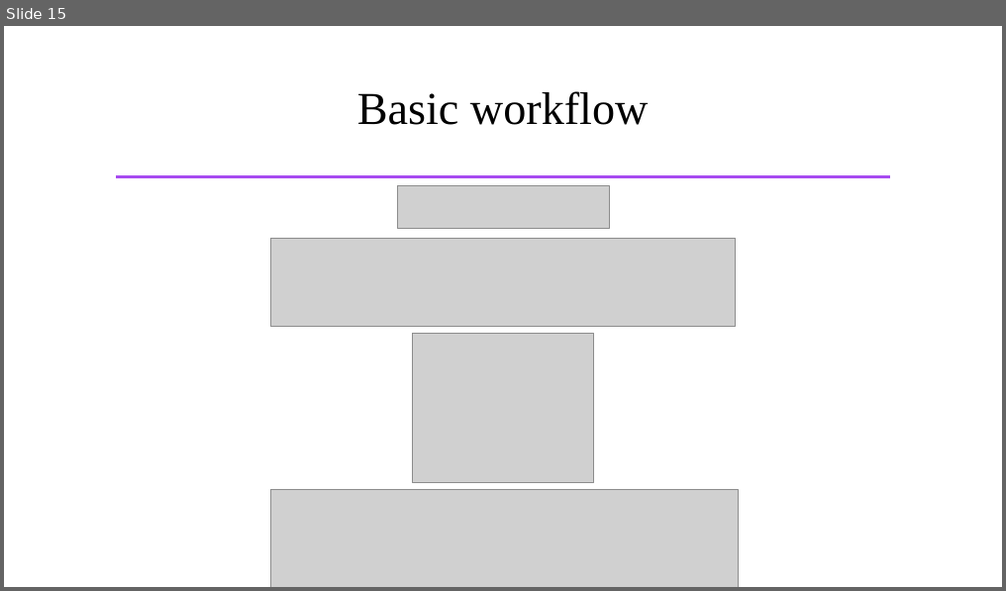
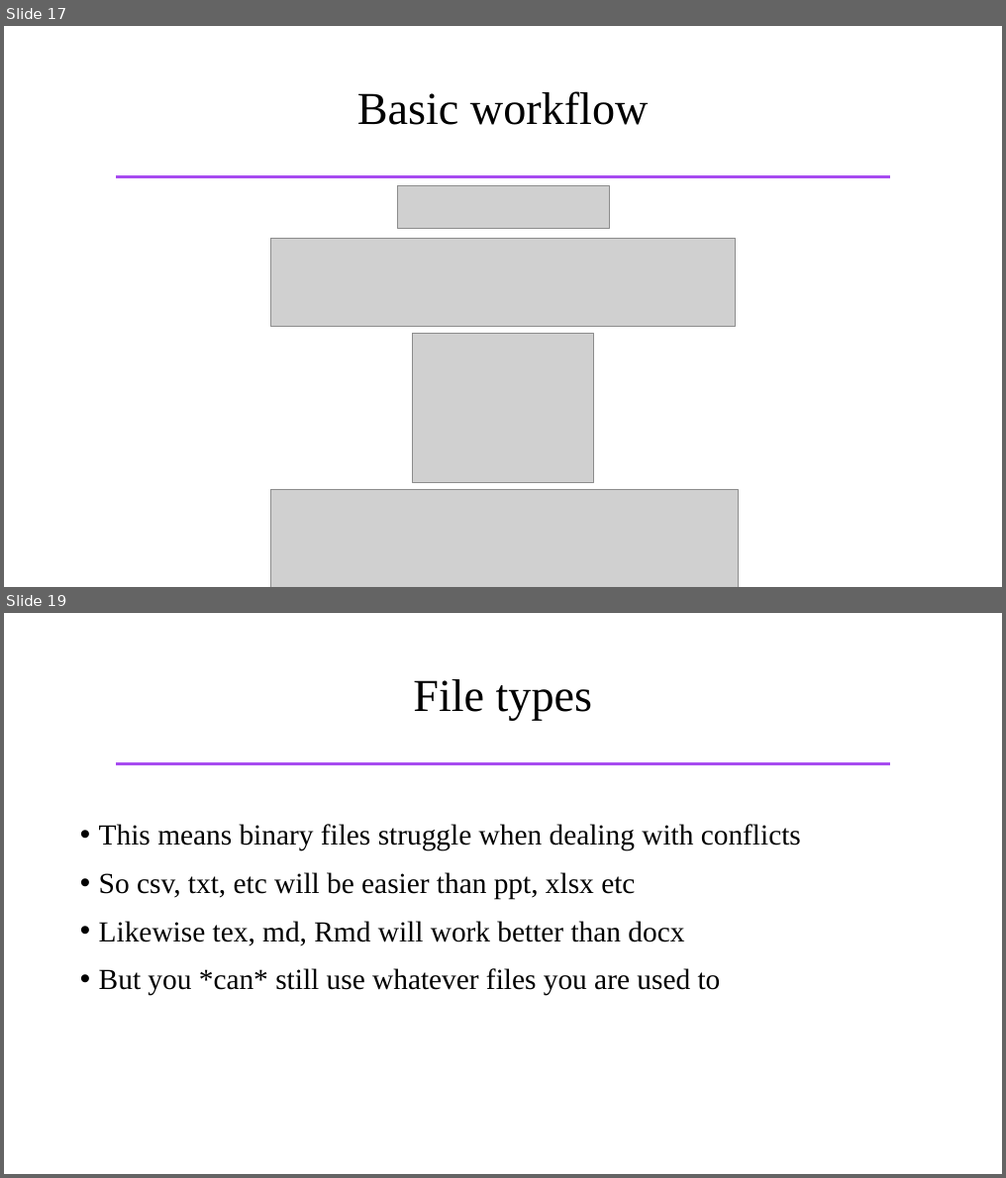
Before and after one commit to samhforbes/GitHub_Tools, a slide deck: GitHub_Tools.pptx. Shown one above the other, each under a label of ours: slide 15 before the commit, slides 17 and 19 after it; the slides between them are not shown. The pictures are 1006x591 and 1006x1178 pixels, drawn with LibreOffice and Linux fonts; fonts in the diff are those of the drawing; grey boxes stand for pictures. Boxes give left, top, right and bottom in pixels: in the first picture for what was removed or moved away, otherwise in the second. Text is boxed around its words. In the diff, an @@ line names an element or a change of style, - is before the commit and + after.

```diff
--- a/GitHub_Tools.pptx
+++ b/GitHub_Tools.pptx
@@ slide 19 added at [4, 613, 1002, 1174], background #FFFFFF; not listed: 1 template element that a slide beside it also shows @@
@@ title added at [413, 679, 592, 721], 44 pt, text #000000 @@
+File types
@@ text added at [99, 824, 801, 995], 28 pt, text #000000 @@
+• This means binary files struggle when dealing with conflicts
+• So csv, txt, etc will be easier than ppt, xlsx etc
+• Likewise tex, md, Rmd will work better than docx
+• But you *can* still use whatever files you are used to
@@ what was slide 15 is now slide 17 @@
```
Also in this commit, not shown: 1 slide changed, 12 other slides added.
